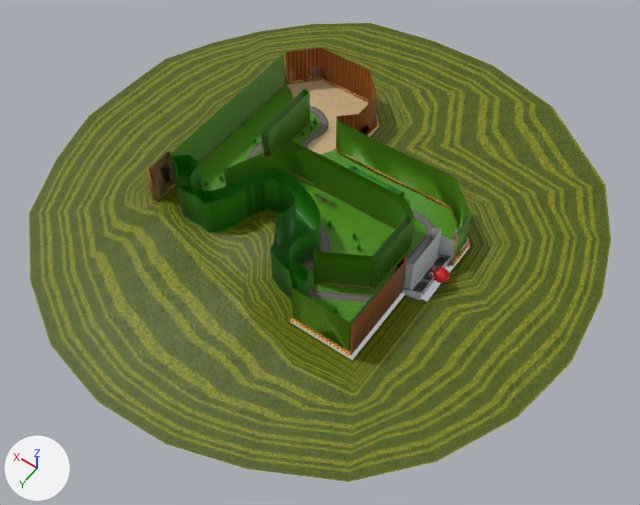
The glTF model mario-kart-react/public/Tracks/N64MarioRaceway/N64_Mario_Raceway_road.glb: old version first, new version second.
Camera for both pictures: a 50 mm lens placed at (-883.0, 1259.0, 1767.0), pointed at (-81.0, 136.0, 2.0). Arrows for +X, +Y and +Z are at lower left; the lights stay in place. The picture after the commit comes second. Where no turn or scale is listed for an object, it has been applied to the vertices.

Names of what the first picture shows: 'grass_grass', 'grass_grass.001', 'grass_grass.002', 'polygon10', 'polygon116', 'polygon118', 'polygon127', 'polygon140', 'polygon149', 'polygon7', 'polygon8' and 4 more.
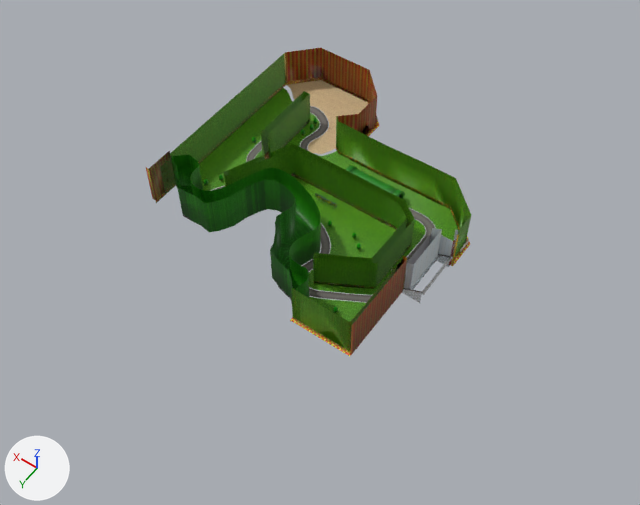
Where the change shows, as pixel boxes (x1, y1, x2, y2) in the pictures (640 x 505 px):
'polygon149', deleted (green): before (29, 23, 611, 482)
'polygon116', deleted: before (183, 85, 436, 317)
'polygon140', deleted: before (413, 256, 449, 291)
'polygon127', deleted: before (429, 267, 450, 283)

Patch to the scene script:
```diff
--- a/mario-kart-react/public/Tracks/N64MarioRaceway/N64_Mario_Raceway_road.glb.py
+++ b/mario-kart-react/public/Tracks/N64MarioRaceway/N64_Mario_Raceway_road.glb.py
@@ ob_polygon116 @@
-ob_polygon116 = bpy.data.objects.new('polygon116', me_id554)
-ob_polygon116.location = (0.0, 0.0, 0.0)
@@ ob_polygon127 @@
-ob_polygon127 = bpy.data.objects.new('polygon127', me_id449)
-ob_polygon127.location = (0.0, 0.0, 0.0)
@@ ob_polygon140 @@
-ob_polygon140 = bpy.data.objects.new('polygon140', me_id404)
-ob_polygon140.location = (0.0, 0.0, 0.0)
@@ ob_polygon149 @@
-ob_polygon149 = bpy.data.objects.new('polygon149', me_id389)
-ob_polygon149.location = (0.0, 0.0, 0.0)
```
